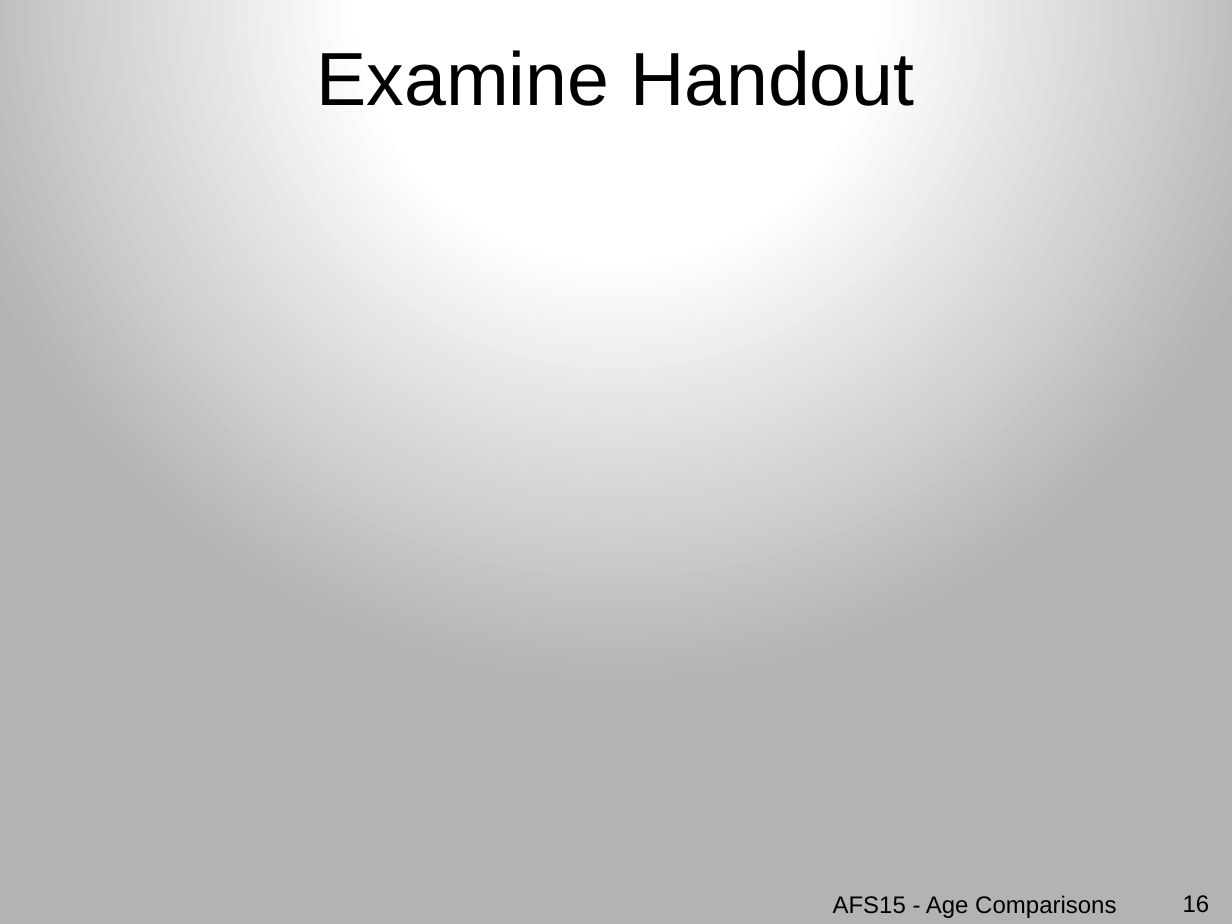
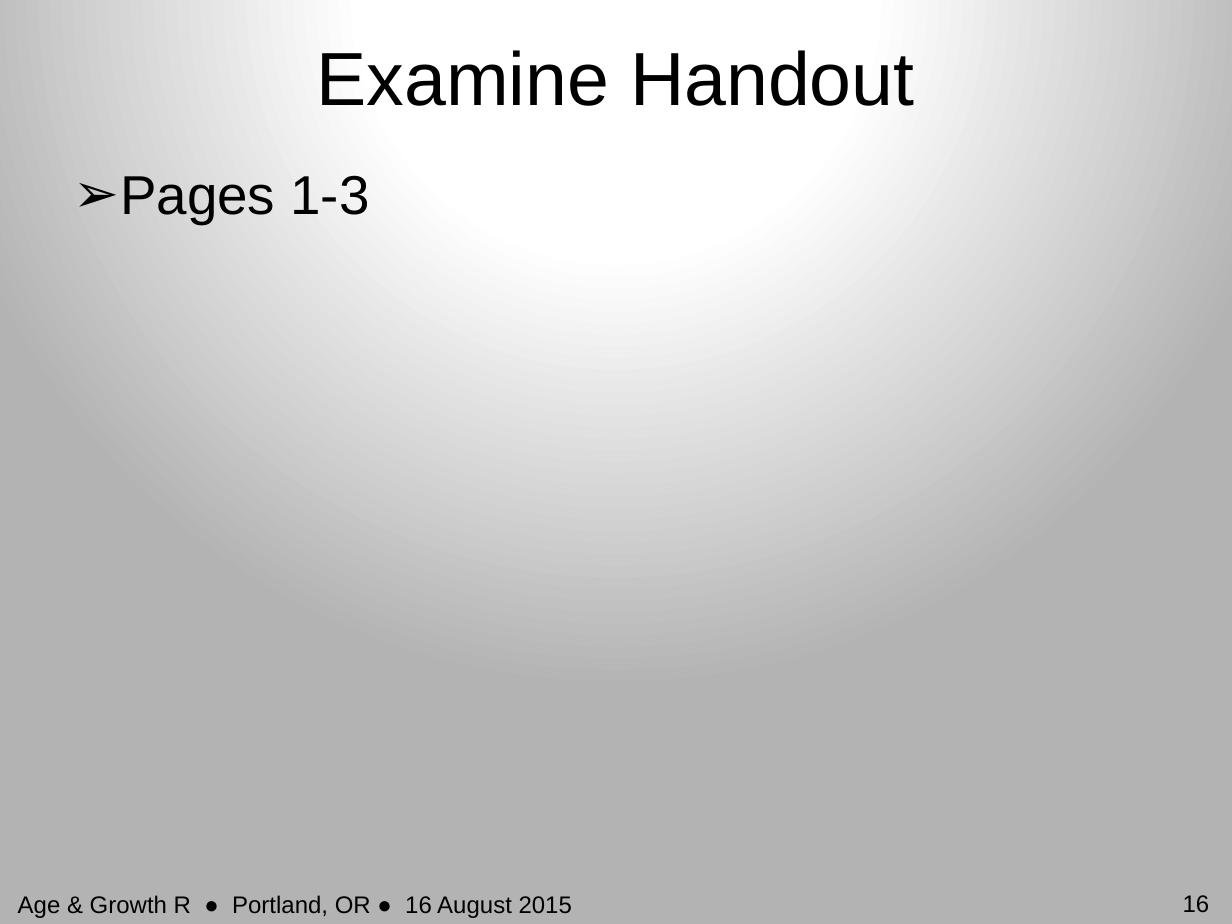
Before and after one commit to droglenc/AFSPortland2015, a slide deck: slide 16 of Slides/01_AgeComparisons.pptx. Drawn at 1232x924 pixels with LibreOffice and Linux fonts; fonts in the diff are those of the drawing. Boxes give left, top, right and bottom in pixels: in the first picture for what was removed or moved away, otherwise in the second. Text is boxed around its words. In the diff, an @@ line names an element or a change of style, - is before the commit and + after.

```diff
--- a/Slides/01_AgeComparisons.pptx
+++ b/Slides/01_AgeComparisons.pptx
@@ text added at (120,175,370,224), 32 pt, text #000000 @@
+➢ Pages 1-3
@@ text at (18,895,572,918): text changed @@
-AFS15 - Age Comparisons
+Age & Growth R ● Portland, OR ● 16 August 2015
```
Also in this commit, not shown: 19 other slides changed, 16 other files.
